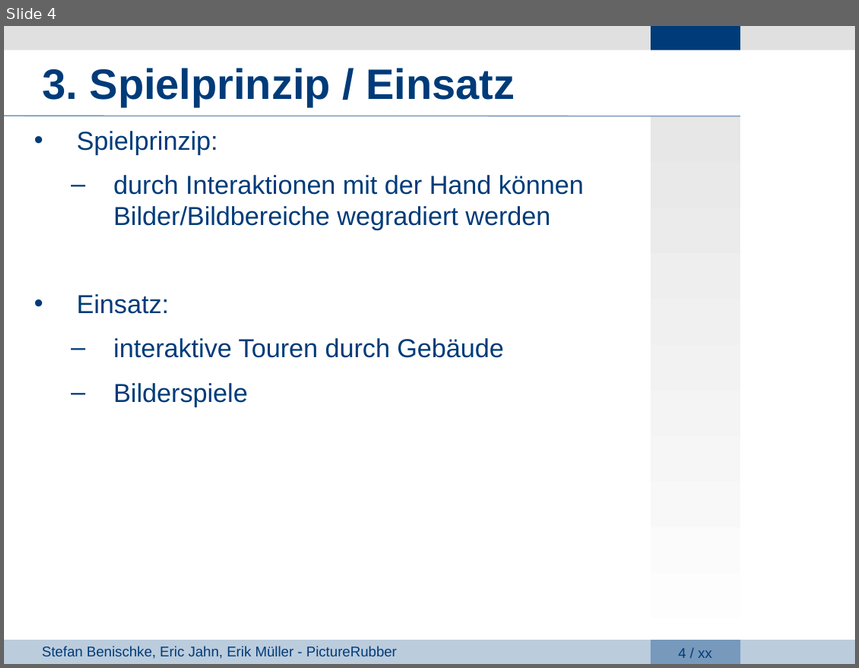
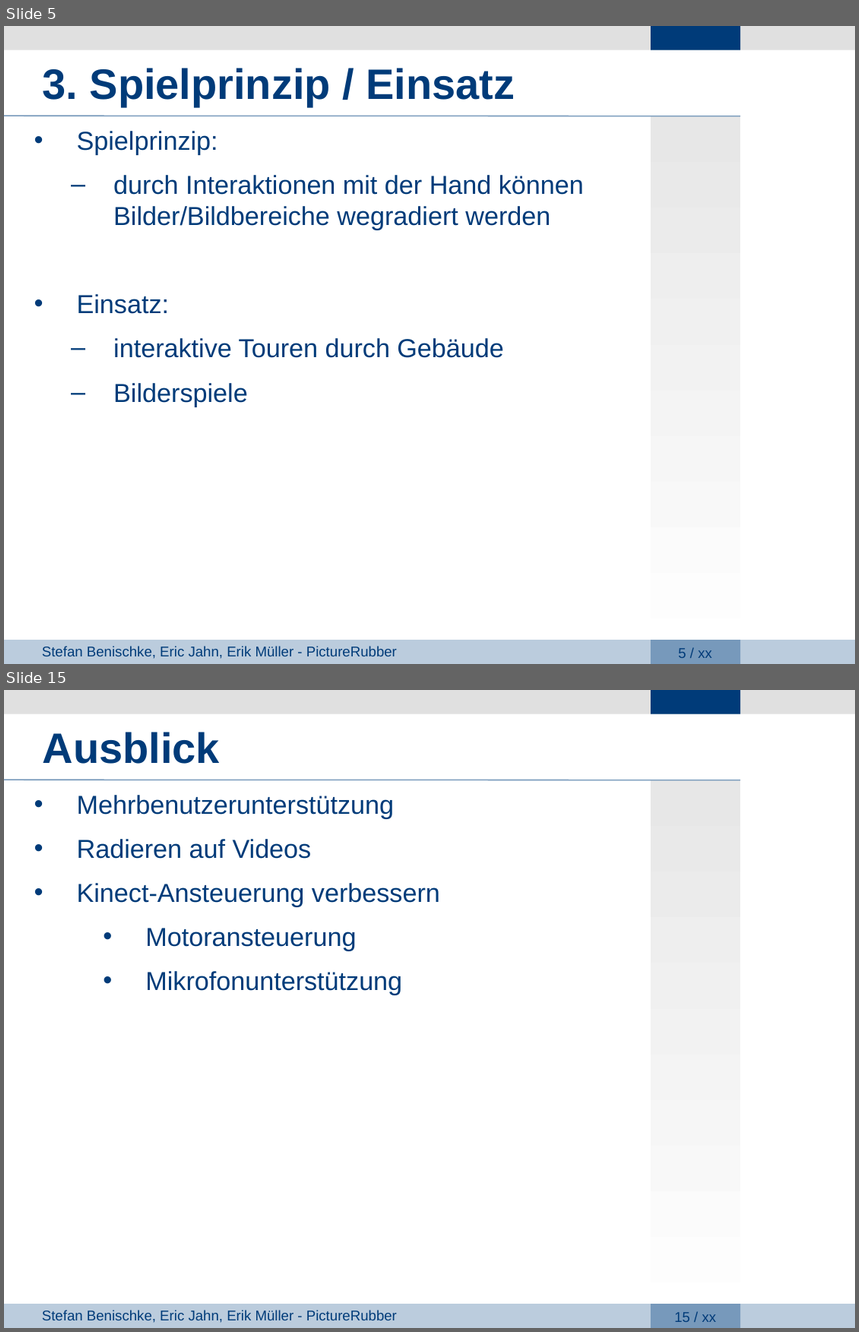
Before and after one commit to giuliarouge/picturerubber, a slide deck: Präsentation.ppt. Shown one above the other, each under a label of ours: slide 4 before the commit, slides 5 and 15 after it; the slides between them are not shown. The pictures are 859x668 and 859x1332 pixels, drawn with LibreOffice and Linux fonts; fonts in the diff are those of the drawing; background and template pictures are left out. Boxes give left, top, right and bottom in pixels: in the first picture for what was removed or moved away, otherwise in the second. Text is boxed around its words. In the diff, an @@ line names an element or a change of style, - is before the commit and + after.

Commit message:
changes on Presentation upload of demo video

```diff
--- a/Präsentation.ppt
+++ b/Präsentation.ppt
@@ slide 15 added at (4,690,855,1328), background #FFFFFF; not listed: 8 template elements that a slide beside it also shows @@
@@ title added at (43,732,220,764), 36 pt, text #003B79, bold @@
+Ausblick
@@ text added at (77,795,440,996), 22 pt, text #003B79 @@
+• Mehrbenutzerunterstützung
+• Radieren auf Videos
+• Kinect-Ansteuerung verbessern
+  • Motoransteuerung
+  • Mikrofonunterstützung
@@ what was slide 4 is now slide 5 @@
@@ page number at (678,648,712,658): text changed @@
-4 / xx
+5 / xx
```
Also in this commit, not shown: 6 slides changed, 7 other slides added, 1 slide removed, 3 other files.
